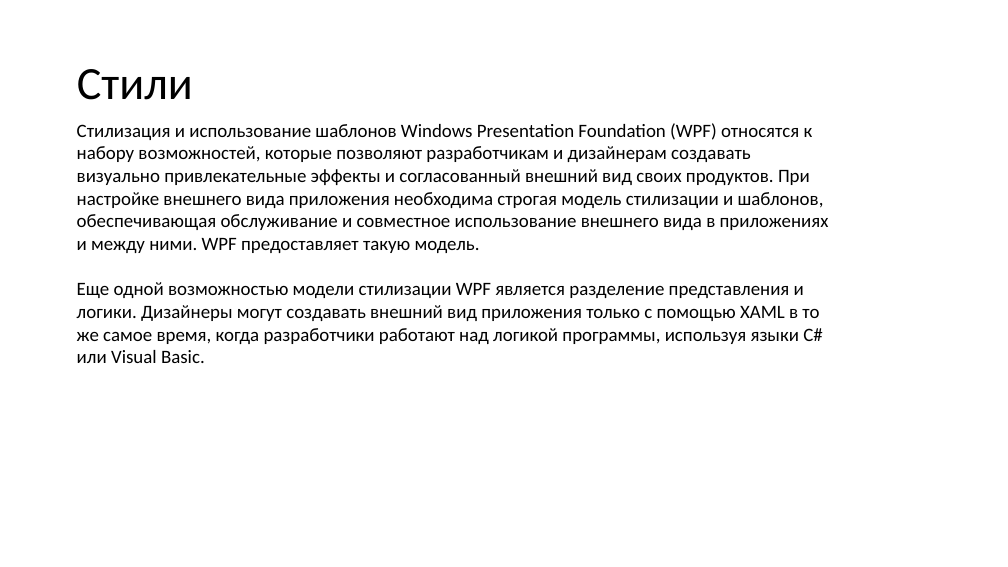
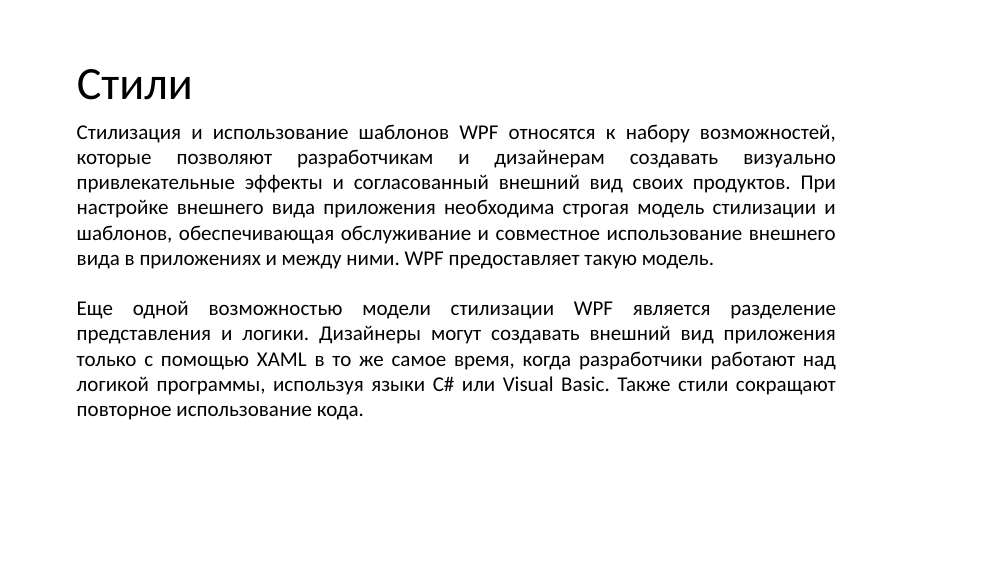
Before and after one commit to N0tilT/Timelon, a slide deck: slide 14 of docs/Timelon.pptx. Drawn at 1008x567 pixels with LibreOffice and Linux fonts; fonts in the diff are those of the drawing. Boxes give left, top, right and bottom in pixels: in the first picture for what was removed or moved away, otherwise in the second. Text is boxed around its words. In the diff, an @@ line names an element or a change of style, - is before the commit and + after.

```diff
--- a/docs/Timelon.pptx
+++ b/docs/Timelon.pptx
@@ text at [77,124,836,420]: text changed; size 18 to 20 pt @@
-Стилизация и использование шаблонов Windows Presentation Foundation (WPF) относятся к набору возможностей, которые позволяют разработчикам и дизайнерам создавать визуально привлекательные эффекты и согласованный внешний вид своих продуктов. При настройке внешнего вида приложения необходима строгая модель стилизации и шаблонов, обеспечивающая обслуживание и совместное использование внешнего вида в приложениях и между ними. WPF предоставляет такую модель.
-Еще одной возможностью модели стилизации WPF является разделение представления и логики. Дизайнеры могут создавать внешний вид приложения только с помощью XAML в то же самое время, когда разработчики работают над логикой программы, используя языки C# или Visual Basic.
+Стилизация и использование шаблонов WPF относятся к набору возможностей, которые позволяют разработчикам и дизайнерам создавать визуально привлекательные эффекты и согласованный внешний вид своих продуктов. При настройке внешнего вида приложения необходима строгая модель стилизации и шаблонов, обеспечивающая обслуживание и совместное использование внешнего вида в приложениях и между ними. WPF предоставляет такую модель.
+Еще одной возможностью модели стилизации WPF является разделение представления и логики. Дизайнеры могут создавать внешний вид приложения только с помощью XAML в то же самое время, когда разработчики работают над логикой программы, используя языки C# или Visual Basic. Также стили сокращают повторное использование кода.
```
Also in this commit, not shown: 8 other slides changed, 2 slides removed, 1 other file.
